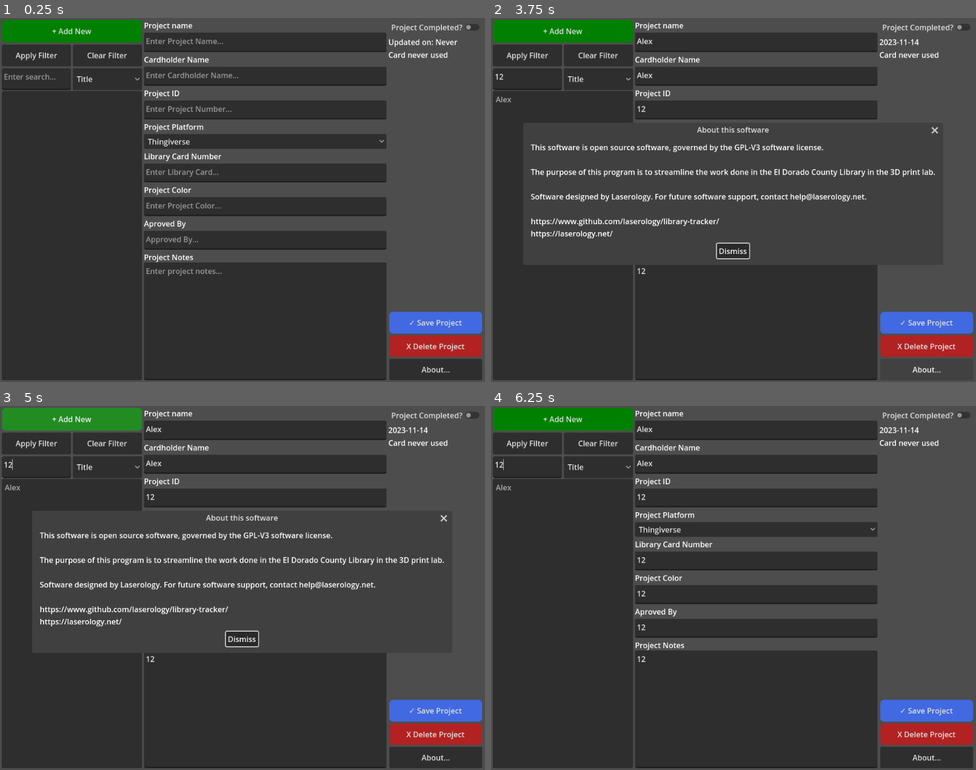
Above: before the commit, frames 1-4 (two rows, left to right).
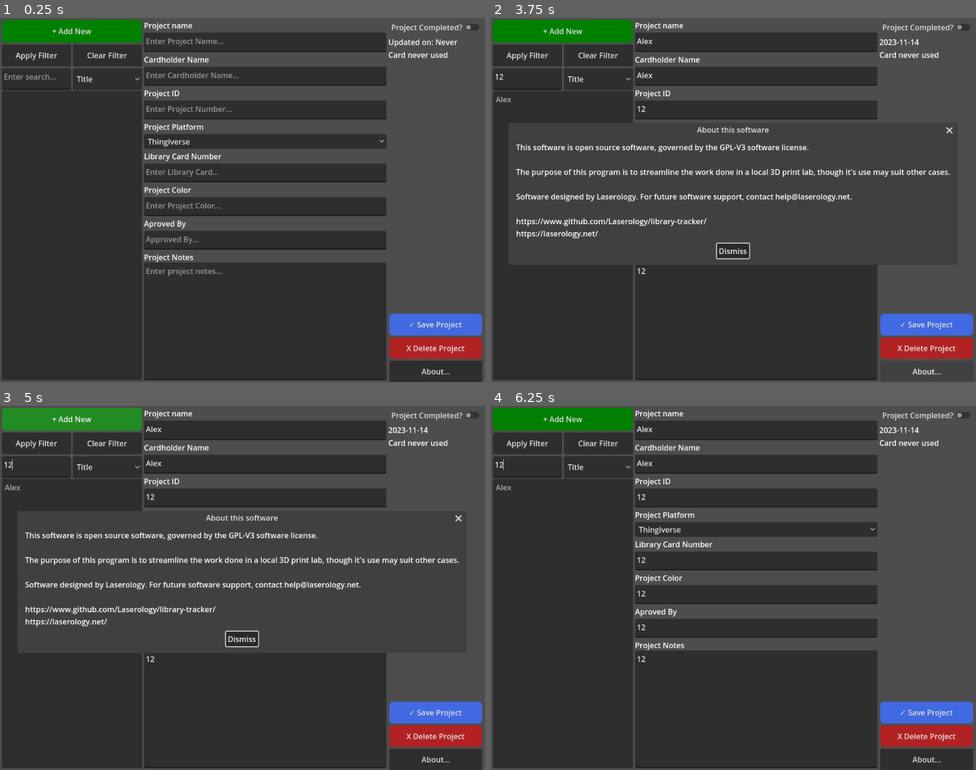
Above: after the commit, the same moments.

Repository: Laserology/library-tracker
Game: Godot game, scene res://Entry.tscn
Same seed, same stepped clock (60 frames per second), same inputs: the game is played once before the commit and once after it.
Inputs (mouse positions are in pixels of both pictures, inside the frame that each line leads up to):
- Up to frame 1 (0.25 s): no input
- Up to frame 2 (3.75 s): click (757, 43) at 0.52 s; type "Alex" at 0.6 s; click (757, 76) at 0.75 s; type "Alex" at 0.83 s; click (757, 109) at 0.98 s; type "12" at 1.07 s; click (757, 174) at 1.27 s; type "12" at 1.35 s; click (757, 207) at 1.5 s; type "12" at 1.58 s; click (757, 240) at 1.73 s; type "12" at 1.82 s; click (757, 320) at 2.02 s; type "12" at 2.1 s; click (529, 79) at 2.25 s; type "12" at 2.33 s; click "✓ Save Project" at 2.75 s; click "About..." at 3.5 s
- Up to frame 3 (5 s): click "+ Add New" at 4.25 s
- Up to frame 4 (6.25 s): click "+ Add New" at 5 s; click "Dismiss" at 5.75 s

The runs differ from the first frame. In frame 1, 1.0% of the frame differs, in the area x 80-100%, y 80-100%; in frame 2, 3.7%; in frame 3, 3.9%, in the area x 5-100%, y 30-100%; in frame 4, 1.0%.

Commit message:
Various improvements

Diff:
--- a/Constants.gd
+++ b/Constants.gd
@@ -14,6 +14,9 @@
 const PROJECT_COLOR = "ProjectColor"
 const SIGNATURE = "ApprovedBy"
 const LAST_UPDATED = "LastUpdated"
+const ATTATCHMENTS = "AttatchedFiles"
+
+const EMPTYATTATCHMENT = {"":""}
 
 enum SearchBy {
 	Title,
--- a/Entry.gd
+++ b/Entry.gd
@@ -1,7 +1,7 @@
 extends Control
 
+var SavePath: String = OS.get_system_dir(OS.SYSTEM_DIR_DOCUMENTS) + "/Library.cfg"
 var Loader: ConfigFile = ConfigFile.new()
-var SavePath: String = OS.get_system_dir(OS.SYSTEM_DIR_DOCUMENTS) + "/Managment.ini"
 
 func _ready() -> void:
 	var E = Loader.load(SavePath)
@@ -24,6 +24,7 @@
 		return
 
 	%LastUpdated.text = Time.get_date_string_from_system()
+	#var Attatchments: Dictionary = Loader.get_value(%ProjectName.text, Constants.ATTATCHMENTS, {})
 	Loader.clear()
 	Loader.load(SavePath)
 	Loader.set_value(%ProjectName.text, Constants.CARD_HOLDER, %ProjectRequester.text)
@@ -34,6 +35,7 @@
 	Loader.set_value(%ProjectName.text, Constants.PROJECT_COLOR, %ProjectColor.text)
 	Loader.set_value(%ProjectName.text, Constants.SIGNATURE, %ApprovedBy.text)
 	Loader.set_value(%ProjectName.text, Constants.LAST_UPDATED, Time.get_unix_time_from_system())
+	#Loader.set_value(%ProjectName.text, Constants.ATTATCHMENTS, Attatchments)
 	Loader.save(SavePath)
 	PopulateList()
 
@@ -48,6 +50,10 @@
 	%ApprovedBy.text = Loader.get_value(N, Constants.SIGNATURE, "Nobody")
 	%LastUpdated.text = "Updated on: " + Time.get_date_string_from_unix_time(Loader.get_value(N, Constants.LAST_UPDATED, "Never"))
 	%LastUsedCard.text = CheckCardLastUse(%CardNumber.text)
+	#%FilesAdded.text = "Contains " + str(Loader.get_value(N, Constants.ATTATCHMENTS, {}).size()) + " attatchments"
+
+	#%RemoveFiles.disabled = !HasAttatchments()
+	#%SaveToDisk.disabled = %RemoveFiles.disabled
 
 func CheckCardLastUse(CardNumber: String) -> String:
 	var Oldest: int = 0
@@ -107,6 +113,9 @@
 				if Loader.get_value(N, "CardNumber", "").contains(Query):
 					%ProjectList.add_item(N)
 
+func HasAttatchments() -> bool:
+	return (Loader.get_value(%ProjectName.text, Constants.ATTATCHMENTS, {}) as Dictionary).size() > 0
+
 func _exit_tree():
 	Loader.set_value(Constants.RESERVED_SECTION, Constants.LOCK_CONST, "UNLOCKED")
 	Loader.save(SavePath)
@@ -115,7 +124,7 @@
 	LoadProject(%ProjectList.get_item_text(index))
 
 func _on_save_project_button_up() -> void:
-	if Loader.has_section(%ProjectName.text):
+	if Loader.has_section(%ProjectName.text) && Loader.has_section_key(%ProjectName.text, Constants.PROJECT_SOURCE):
 		%ConfirmSave.dialog_text = "You are about to overwrite an existing entry. Continue?"
 		%ConfirmSave.popup_centered()
 		return
@@ -149,3 +158,34 @@
 
 func _on_button_button_up() -> void:
 	%AboutPopup.popup_centered()
+
+func _on_save_to_disk_pressed() -> void:
+	if !HasAttatchments():
+		%GenericPopup.dialog_text = "This project doesn't have any files attatched."
+		%GenericPopup.popup_centered()
+		return
+
+	var Attatchments: Dictionary = Loader.get_value(%ProjectName.text, Constants.ATTATCHMENTS)
+	for N in Attatchments:
+		var Writer: FileAccess = FileAccess.open(OS.get_system_dir(OS.SYSTEM_DIR_DOCUMENTS) + N, FileAccess.WRITE)
+		Writer.store_buffer(Attatchments[N])
+
+	%GenericPopup.dialog_text = "Saved files to your home folder!"
+	%GenericPopup.popup_centered()
+
+func _on_remove_files_pressed() -> void:
+	if Loader.has_section_key(%ProjectName.text, Constants.ATTATCHMENTS):
+		Loader.erase_section_key(%ProjectName.text, Constants.ATTATCHMENTS)
+		LoadProject(%ProjectName.text)
+
+func _on_add_files_pressed() -> void:
+	%FileDialog.popup_centered()
+
+func _on_file_dialog_files_selected(paths: PackedStringArray) -> void:
+	var Files: Dictionary = Loader.get_value(%ProjectName.text, Constants.ATTATCHMENTS, {})
+	_on_remove_files_pressed()
+	for N in paths:
+		Files[N.get_file()] = FileAccess.get_file_as_bytes(N)
+
+	%FilesAdded.text = "Contains " + str(Files.size()) + " attatchments"
+	Loader.set_value(%ProjectName.text, Constants.ATTATCHMENTS, Files)
--- a/Entry.tscn
+++ b/Entry.tscn
@@ -88,15 +88,23 @@
 ok_button_text = "Dismiss"
 dialog_text = "This software is open source software, governed by the GPL-V3 software license.
 
-The purpose of this program is to streamline the work done in the El Dorado County Library in the 3D print lab.
+The purpose of this program is to streamline the work done in a local 3D print lab, though it's use may suit other cases.
 
 Software designed by Laserology. For future software support, contact help@laserology.net.
 
-https://www.github.com/laserology/library-tracker/
+https://www.github.com/Laserology/library-tracker/
 https://laserology.net/"
 
 [node name="GenericPopup" type="AcceptDialog" parent="."]
 unique_name_in_owner = true
+
+[node name="FileDialog" type="FileDialog" parent="."]
+unique_name_in_owner = true
+title = "Open File(s)"
+ok_button_text = "Open"
+file_mode = 1
+access = 2
+use_native_dialog = true
 
 [node name="ProjectList" type="ItemList" parent="."]
 unique_name_in_owner = true
@@ -110,9 +118,9 @@
 [node name="ProjectControls" type="GridContainer" parent="."]
 layout_mode = 0
 offset_left = 822.0
-offset_top = 620.0
+offset_top = 624.0
 offset_right = 1018.0
-offset_bottom = 764.0
+offset_bottom = 768.0
 
 [node name="SaveProject" type="Button" parent="ProjectControls"]
 layout_mode = 2
@@ -140,6 +148,34 @@
 size_flags_vertical = 3
 focus_mode = 0
 text = "About..."
+
+[node name="SaveToDisk" type="Button" parent="ProjectControls"]
+unique_name_in_owner = true
+visible = false
+layout_mode = 2
+size_flags_horizontal = 3
+size_flags_vertical = 3
+focus_mode = 0
+disabled = true
+text = "Export Attatchments"
+
+[node name="RemoveFiles" type="Button" parent="ProjectControls"]
+unique_name_in_owner = true
+visible = false
+layout_mode = 2
+size_flags_horizontal = 3
+size_flags_vertical = 3
+focus_mode = 0
+disabled = true
+text = "Remove Attatchments"
+
+[node name="AddFiles" type="Button" parent="ProjectControls"]
+visible = false
+layout_mode = 2
+size_flags_horizontal = 3
+size_flags_vertical = 3
+focus_mode = 0
+text = "Add Attatchments"
 
 [node name="ProjectDetails" type="GridContainer" parent="."]
 layout_mode = 0
@@ -265,6 +301,12 @@
 layout_mode = 2
 text = "Card never used"
 
+[node name="FilesAdded" type="Label" parent="Extras"]
+unique_name_in_owner = true
+visible = false
+layout_mode = 2
+text = "Contains 0 attatchments"
+
 [node name="ListControls" type="GridContainer" parent="."]
 layout_mode = 0
 offset_left = 4.0
@@ -323,10 +365,14 @@
 
 [connection signal="confirmed" from="ConfirmDelete" to="." method="_on_confirm_delete_confirmed"]
 [connection signal="confirmed" from="ConfirmSave" to="." method="_on_confirmation_dialog_confirmed"]
+[connection signal="files_selected" from="FileDialog" to="." method="_on_file_dialog_files_selected"]
 [connection signal="item_clicked" from="ProjectList" to="." method="_on_project_list_item_clicked"]
 [connection signal="button_up" from="ProjectControls/SaveProject" to="." method="_on_save_project_button_up"]
 [connection signal="button_up" from="ProjectControls/DeleteProject" to="." method="_on_delete_project_button_up"]
 [connection signal="button_up" from="ProjectControls/Button" to="." method="_on_button_button_up"]
+[connection signal="pressed" from="ProjectControls/SaveToDisk" to="." method="_on_save_to_disk_pressed"]
+[connection signal="pressed" from="ProjectControls/RemoveFiles" to="." method="_on_remove_files_pressed"]
+[connection signal="pressed" from="ProjectControls/AddFiles" to="." method="_on_add_files_pressed"]
 [connection signal="button_up" from="ListControls/SetFilter" to="." method="_on_set_filter_button_up"]
 [connection signal="button_up" from="ListControls/ClearFilter" to="." method="_on_clear_filter_button_up"]
 [connection signal="button_up" from="AddProject" to="." method="_on_add_project_button_up"]
Not shown, changed: export_presets.cfg
